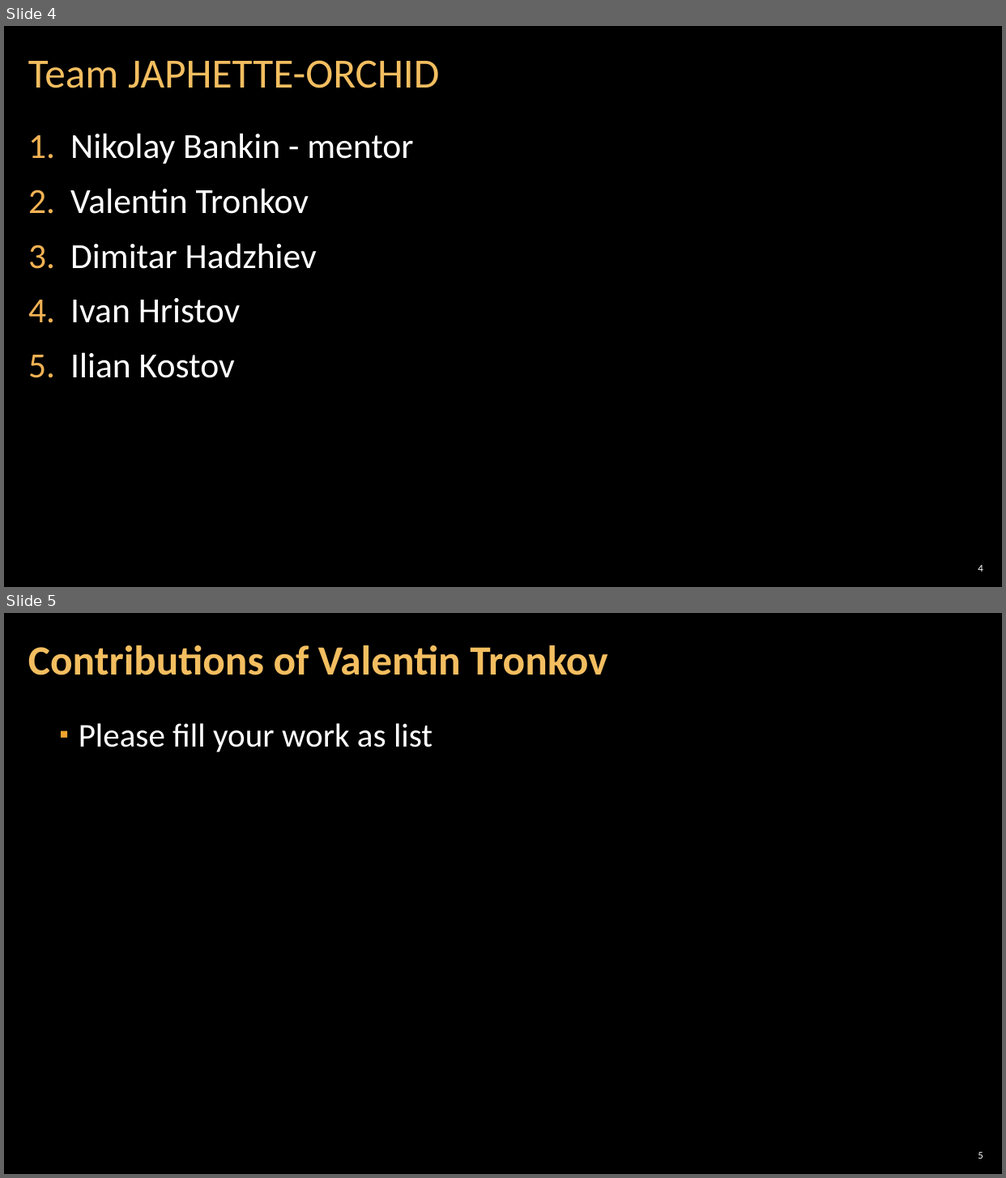
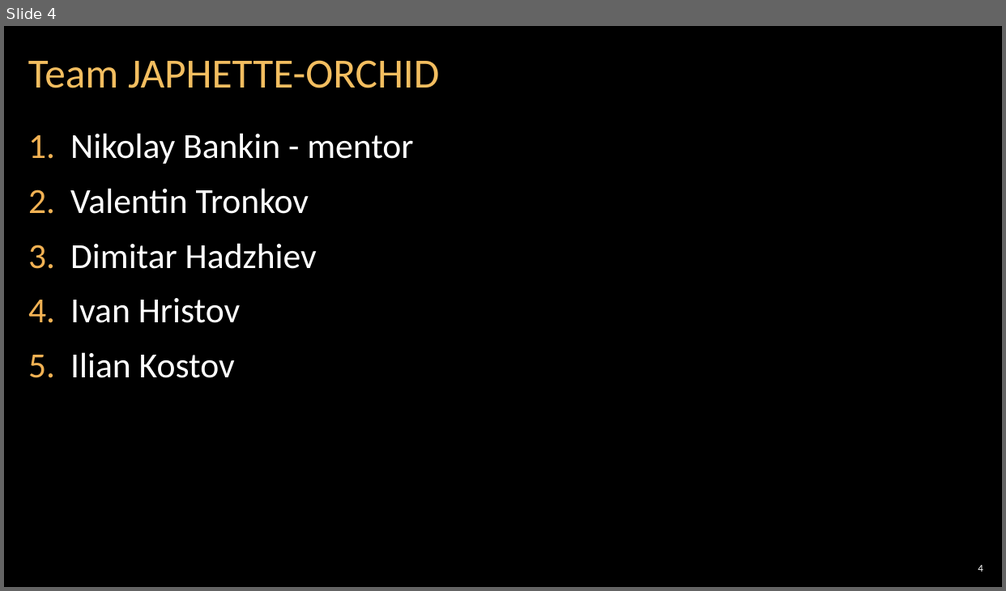
Before and after one commit to JAPHETTE-ORCHID/AsterixAndObelix, a slide deck: AsterixAndObelixRPG.pptx. Shown one above the other, each under a label of ours: slides 4 and 5 before the commit, slide 4 after it. The pictures are 1006x1178 and 1006x591 pixels, drawn with LibreOffice and Linux fonts; fonts in the diff are those of the drawing; background and template pictures are left out. Boxes give left, top, right and bottom in pixels: in the first picture for what was removed or moved away, otherwise in the second. Text is boxed around its words. In the diff, an @@ line names an element or a change of style, - is before the commit and + after.

```diff
--- a/AsterixAndObelixRPG.pptx
+++ b/AsterixAndObelixRPG.pptx
@@ slide 5 removed at bbox=[4, 613, 1002, 1174], background picture (left out) @@
@@ title removed at bbox=[28, 645, 607, 675] @@
-Contributions of Valentin Tronkov
@@ text removed at bbox=[79, 723, 432, 752] @@
-  ▪ Please fill your work as list
@@ page number removed at bbox=[978, 1152, 982, 1159] @@
-5
```
Also in this commit, not shown: 4 other slides removed, 3 other files.
